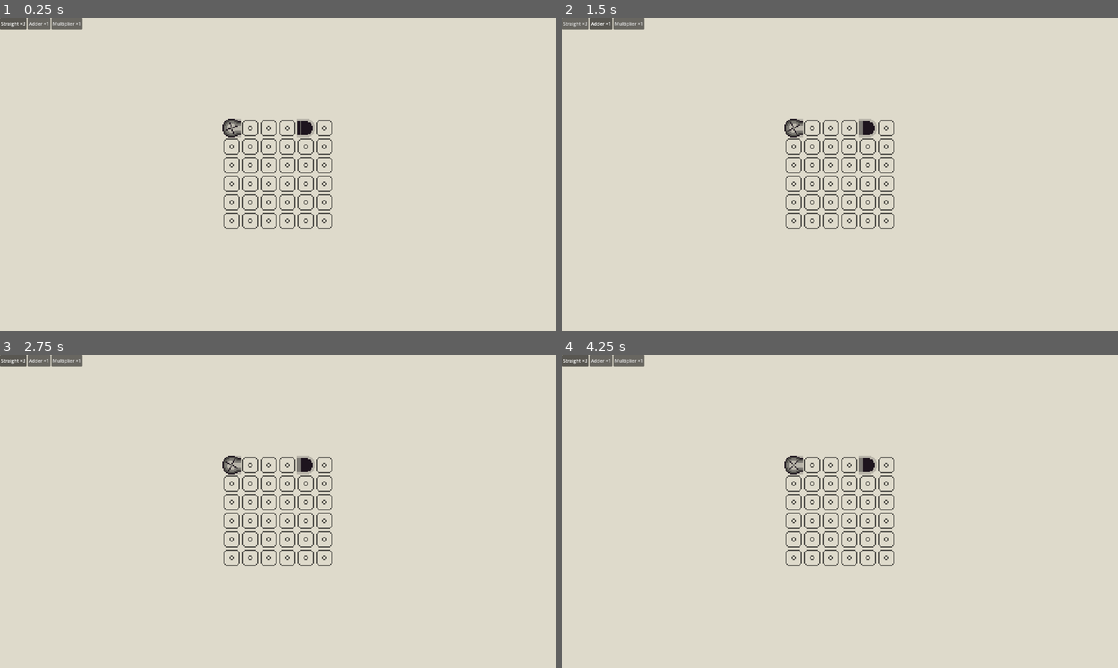
Above: before the commit, frames 1-4 (two rows, left to right).
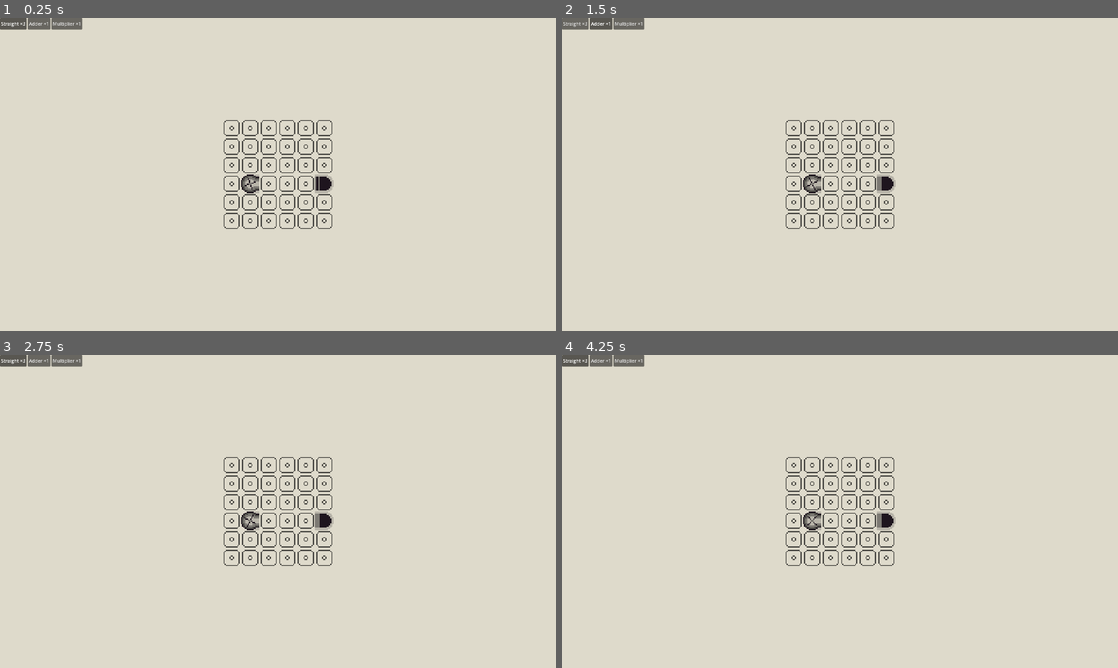
Above: after the commit, the same moments.

Repository: jackgusler/tessera
Game: Godot game, scene res://scenes/Main.tscn
Two runs of this game, one before a commit and one after it. Both use one fixed random seed, a clock stepped at 60 frames per second and the inputs below.
Inputs:
- Up to frame 1 (0.25 s): no input
- Up to frame 2 (1.5 s): click "Straight ×3" at 0.5 s; click "Adder ×1" at 1.25 s
- Up to frame 3 (2.75 s): click "Straight ×3" at 2 s
- Up to frame 4 (4.25 s): click "Adder ×1" at 2.75 s; click "Straight ×3" at 3.5 s

The runs differ from the first frame. In frame 1, 0.7% of the frame differs, in the area x 40-60%, y 32-56%; in frame 2, 0.7%; in frame 3, 0.7%; in frame 4, 0.7%.

Commit message:
Auto-backup: 2026-08-11 21:25:51

Diff:
--- a/levels/level_01.tres
+++ b/levels/level_01.tres
@@ -12,13 +12,14 @@
 [sub_resource type="Resource" id="Resource_wcxux"]
 script = ExtResource("1_dpay0")
 type = ExtResource("2_5byca")
+cell = Vector2i(1, 3)
 rotation = 3
 metadata/_custom_type_script = "uid://bomy2fjairq57"
 
 [sub_resource type="Resource" id="Resource_w34c6"]
 script = ExtResource("1_dpay0")
 type = ExtResource("3_5730c")
-cell = Vector2i(4, 0)
+cell = Vector2i(5, 3)
 rotation = 1
 metadata/_custom_type_script = "uid://bomy2fjairq57"
 
@@ -31,11 +32,13 @@
 [sub_resource type="Resource" id="Resource_lp0yu"]
 script = ExtResource("2_7h3od")
 type = ExtResource("6_h17rb")
+stat = 1.0
 metadata/_custom_type_script = "uid://bh242m3g33kps"
 
 [sub_resource type="Resource" id="Resource_u7125"]
 script = ExtResource("2_7h3od")
 type = ExtResource("7_5730c")
+stat = 2.0
 metadata/_custom_type_script = "uid://bh242m3g33kps"
 
 [resource]
--- a/scripts/gridContainer.gd
+++ b/scripts/gridContainer.gd
@@ -63,7 +63,7 @@
 		var t := Tile.new()
 		t.type = placed.type
 		t.rotation = placed.rotation
-		t.amount = placed.amount
+		t.stat = placed.stat
 		_put_tile(placed.cell, t)
 		_locked[placed.cell] = true
 	for slot in l.inventory:
@@ -133,7 +133,7 @@
 	var t := Tile.new()
 	t.type = slot.type
 	t.rotation = current_rotation
-	t.amount = slot.amount
+	t.stat = slot.stat
 	place_tile(cell, t)
 
 func _handle_right_click() -> void:
--- a/scripts/inventory_slot.gd
+++ b/scripts/inventory_slot.gd
@@ -3,4 +3,4 @@
 
 @export var type: TileType
 @export var count: int = 1
-@export var amount: float = 0.0
+@export var stat: float = 0.0
--- a/scripts/placed_tile.gd
+++ b/scripts/placed_tile.gd
@@ -4,4 +4,4 @@
 @export var type: TileType
 @export var cell: Vector2i
 @export var rotation: int = 0
-@export var amount: float = 0.0
+@export var stat: float = 0.0
--- a/scripts/simulator.gd
+++ b/scripts/simulator.gd
@@ -89,8 +89,8 @@
 
 static func _apply(tile: Tile, item: Item) -> void:
 	match tile.type.category:
-		TileType.Category.ADDER:      item.value += tile.amount
-		TileType.Category.MULTIPLIER: item.value *= tile.amount
+		TileType.Category.ADDER:      item.value += tile.stat
+		TileType.Category.MULTIPLIER: item.value *= tile.stat
 		TileType.Category.UPGRADER:   _shift_tier(item, 1)
 		TileType.Category.DOWNGRADER: _shift_tier(item, -1)
 		TileType.Category.SPLITTER:   pass
--- a/scripts/tile.gd
+++ b/scripts/tile.gd
@@ -4,7 +4,7 @@
 var type: TileType
 var rotation: int = 0
 var held_item: Item = null
-var amount: float = 0.0
+var stat: float = 0.0
 
 func rotated_inputs() -> int:
 	return _rotate_mask(type.inputs, rotation)
--- a/scripts/tile_type.gd
+++ b/scripts/tile_type.gd
@@ -34,4 +34,3 @@
 
 @export_group("Behaviour")
 @export var emits: ItemType
-@export var amount: float = 0.0
